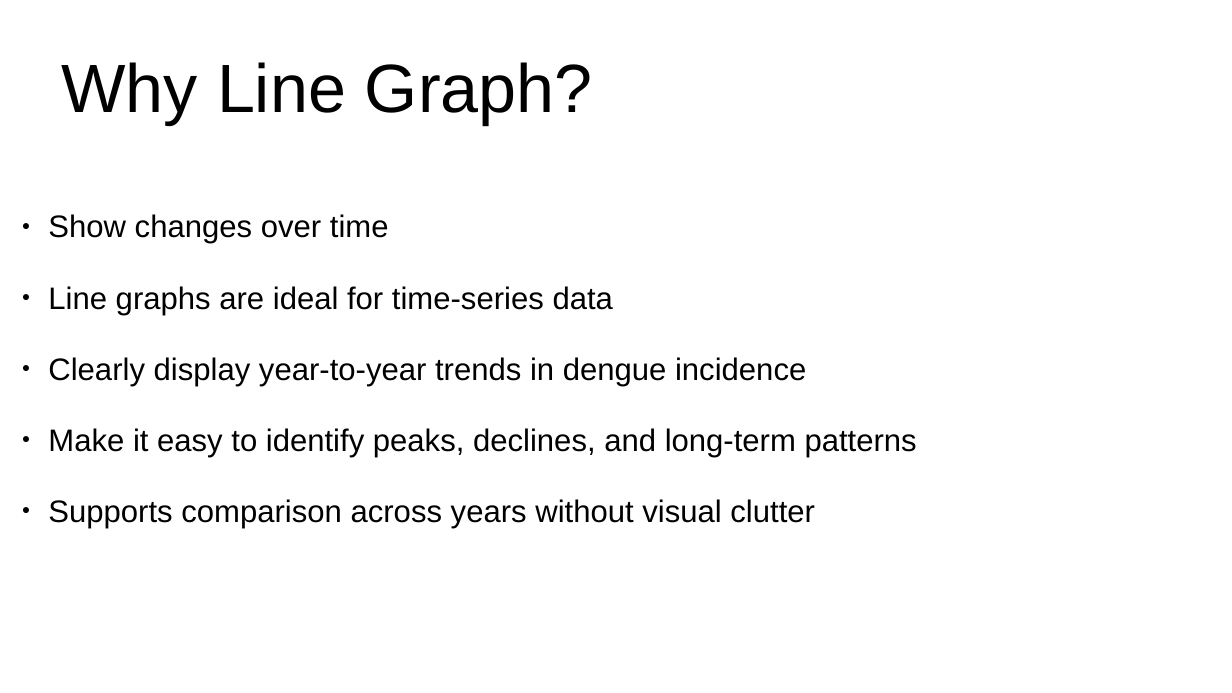
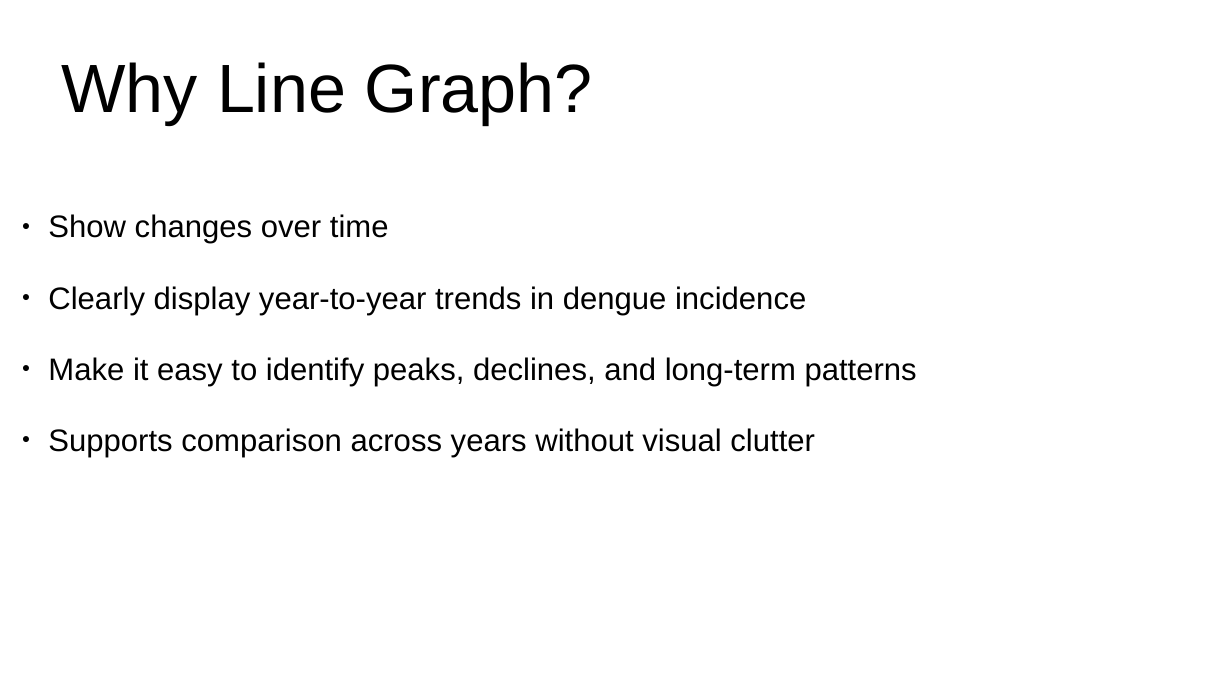
Before and after one commit to BSDSA-ISU/Visualization, a slide deck: slide 7 of Untitled 1.odp. Drawn at 1232x693 pixels with LibreOffice and Linux fonts; fonts in the diff are those of the drawing. Boxes give left, top, right and bottom in pixels: in the first picture for what was removed or moved away, otherwise in the second. Text is boxed around its words. In the diff, an @@ line names an element or a change of style, - is before the commit and + after.

```diff
--- a/Untitled 1.odp
+++ b/Untitled 1.odp
@@ text at [48, 286, 613, 315]: paragraph removed @@
-● Line graphs are ideal for time-series data
```
Also in this commit, not shown: 2 other slides changed, 1 other file.
